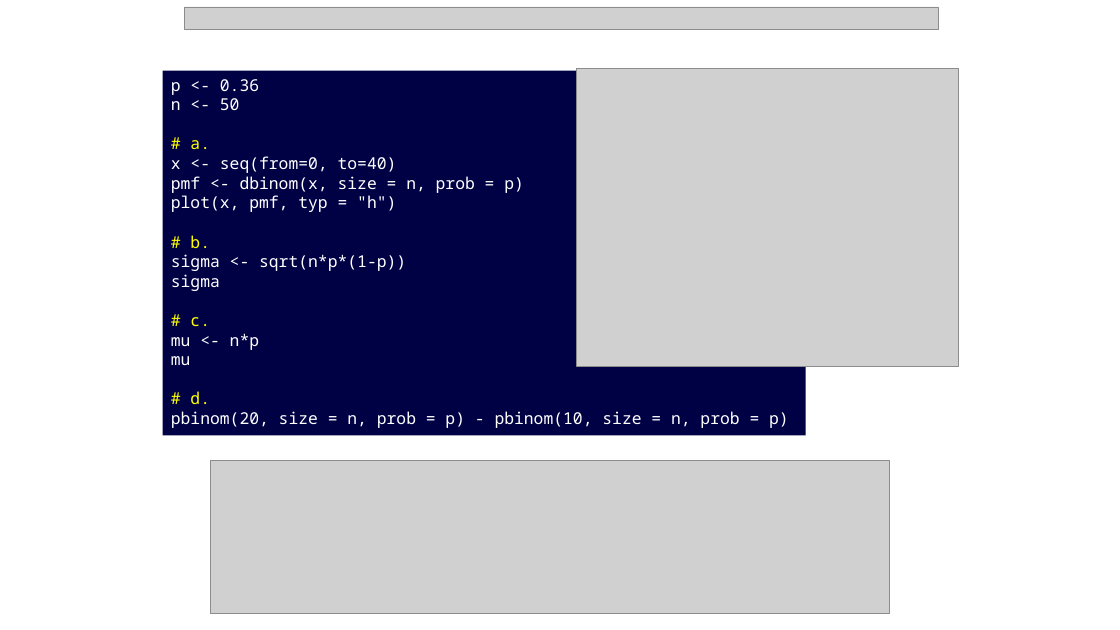
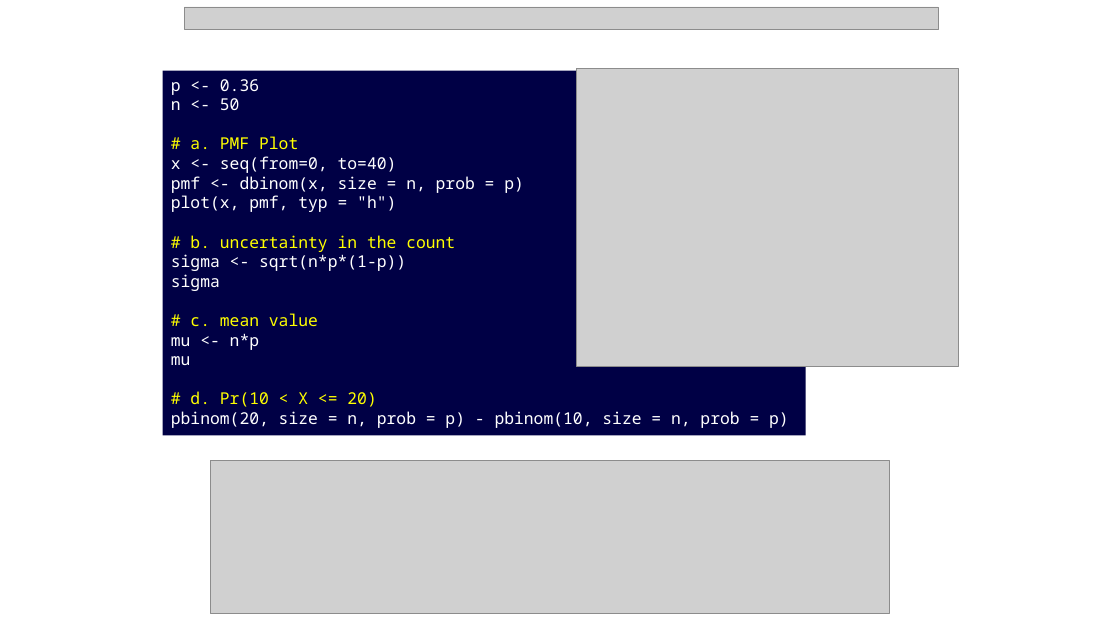
Before and after one commit to npetraco/workshop21, a slide deck: slide 14 of notes/day_2.pptx (slide 15 before the commit). Drawn at 1120x630 pixels with LibreOffice and Linux fonts; fonts in the diff are those of the drawing; grey boxes stand for pictures. Boxes give left, top, right and bottom in pixels: in the first picture for what was removed or moved away, otherwise in the second. Text is boxed around its words. In the diff, an @@ line names an element or a change of style, - is before the commit and + after.

```diff
--- a/notes/day_2.pptx
+++ b/notes/day_2.pptx
@@ text in rectangle at [190, 136, 298, 149]: text changed @@
-# a.
+# a. PMF Plot
@@ text in rectangle at [190, 235, 455, 252]: text changed @@
-# b.
+# b. uncertainty in the count
@@ text in rectangle at [190, 313, 318, 326]: text changed @@
-# c.
+# c. mean value
@@ text in rectangle at [190, 391, 376, 407]: text changed @@
-# d.
+# d. Pr(10 < X <= 20)
```
Also in this commit, not shown: 9 other slides changed, 1 slide removed.
